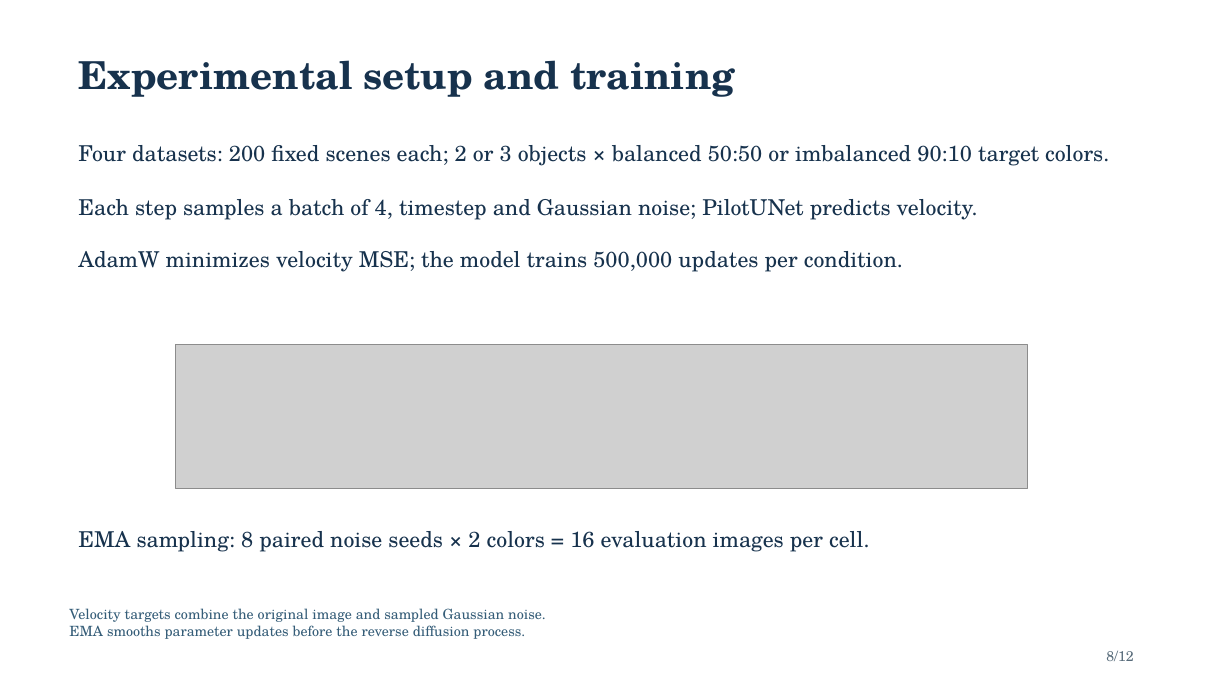
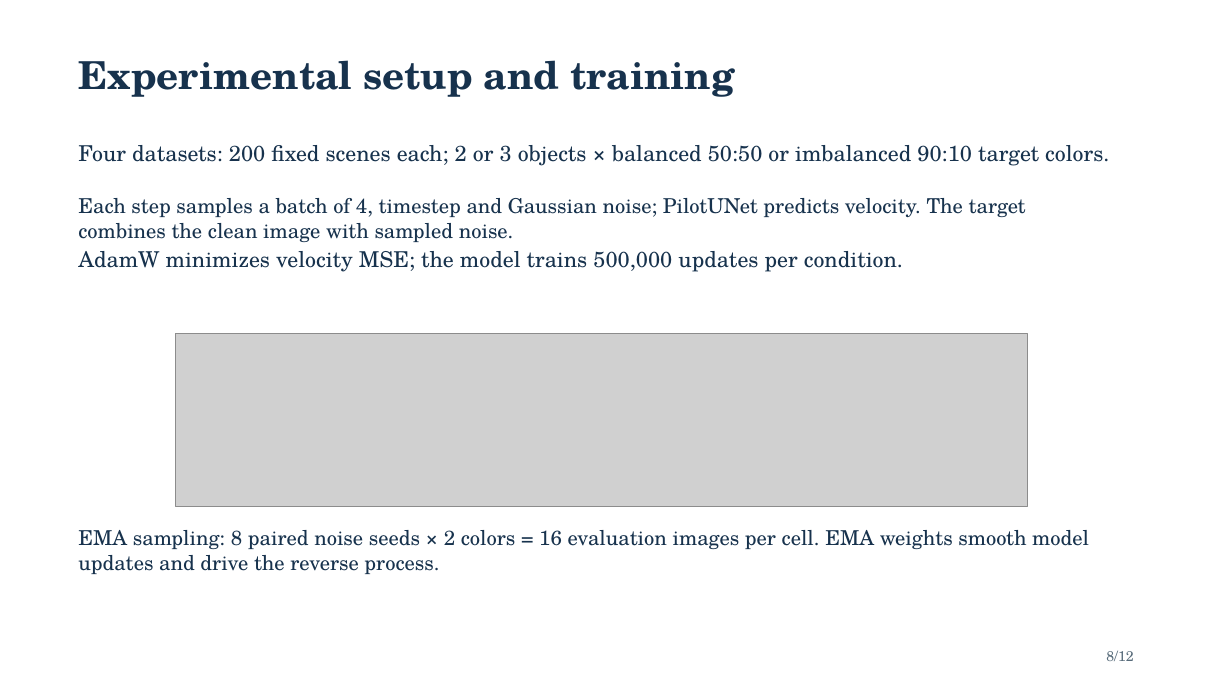
Before and after one commit to Space-Dev0/muadib, a slide deck: slide 8 of presentation/powerpoint/submission-final.pptx. Drawn at 1232x693 pixels with LibreOffice and Linux fonts; fonts in the diff are those of the drawing; grey boxes stand for pictures. Boxes give left, top, right and bottom in pixels: in the first picture for what was removed or moved away, otherwise in the second. Text is boxed around its words. In the diff, an @@ line names an element or a change of style, - is before the commit and + after.

```diff
--- a/presentation/powerpoint/submission-final.pptx
+++ b/presentation/powerpoint/submission-final.pptx
@@ text at [78, 198, 1026, 242]: text changed; size 17 to 16 pt @@
-Each step samples a batch of 4, timestep and Gaussian noise; PilotUNet predicts velocity.
+Each step samples a batch of 4, timestep and Gaussian noise; PilotUNet predicts velocity. The target combines the clean image with sampled noise.
@@ picture: place and size @@
-picture at [176, 345, 1028, 489]
+picture at [176, 334, 1028, 506]
@@ text at [78, 530, 1089, 574]: text changed; size 17 to 16 pt @@
-EMA sampling: 8 paired noise seeds × 2 colors = 16 evaluation images per cell.
+EMA sampling: 8 paired noise seeds × 2 colors = 16 evaluation images per cell. EMA weights smooth model updates and drive the reverse process.
@@ text removed at [69, 608, 546, 639] @@
-Velocity targets combine the original image and sampled Gaussian noise.
-EMA smooths parameter updates before the reverse diffusion process.
```
Also in this commit, not shown: 11 other slides changed, 2 other files.
